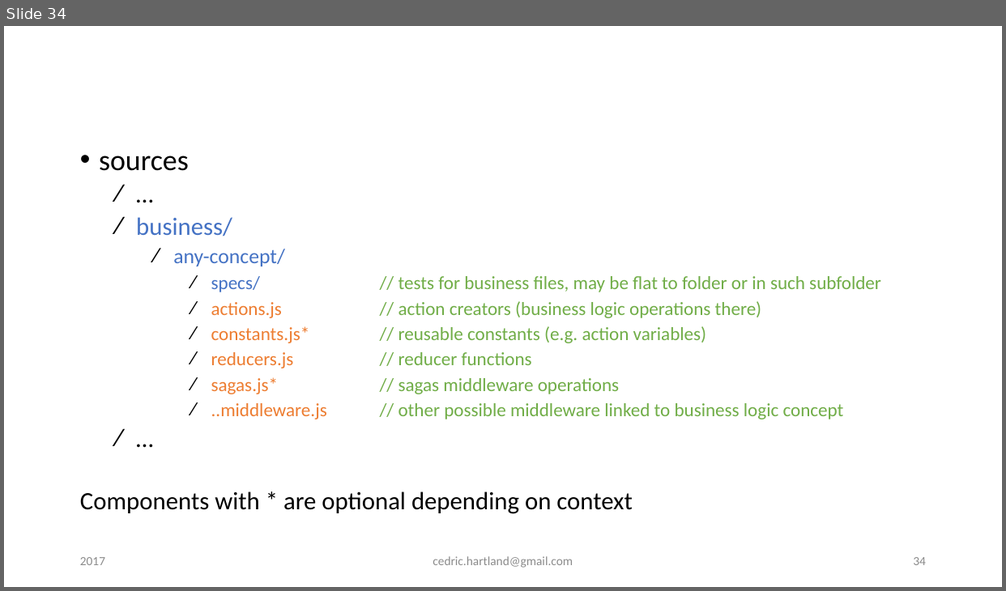
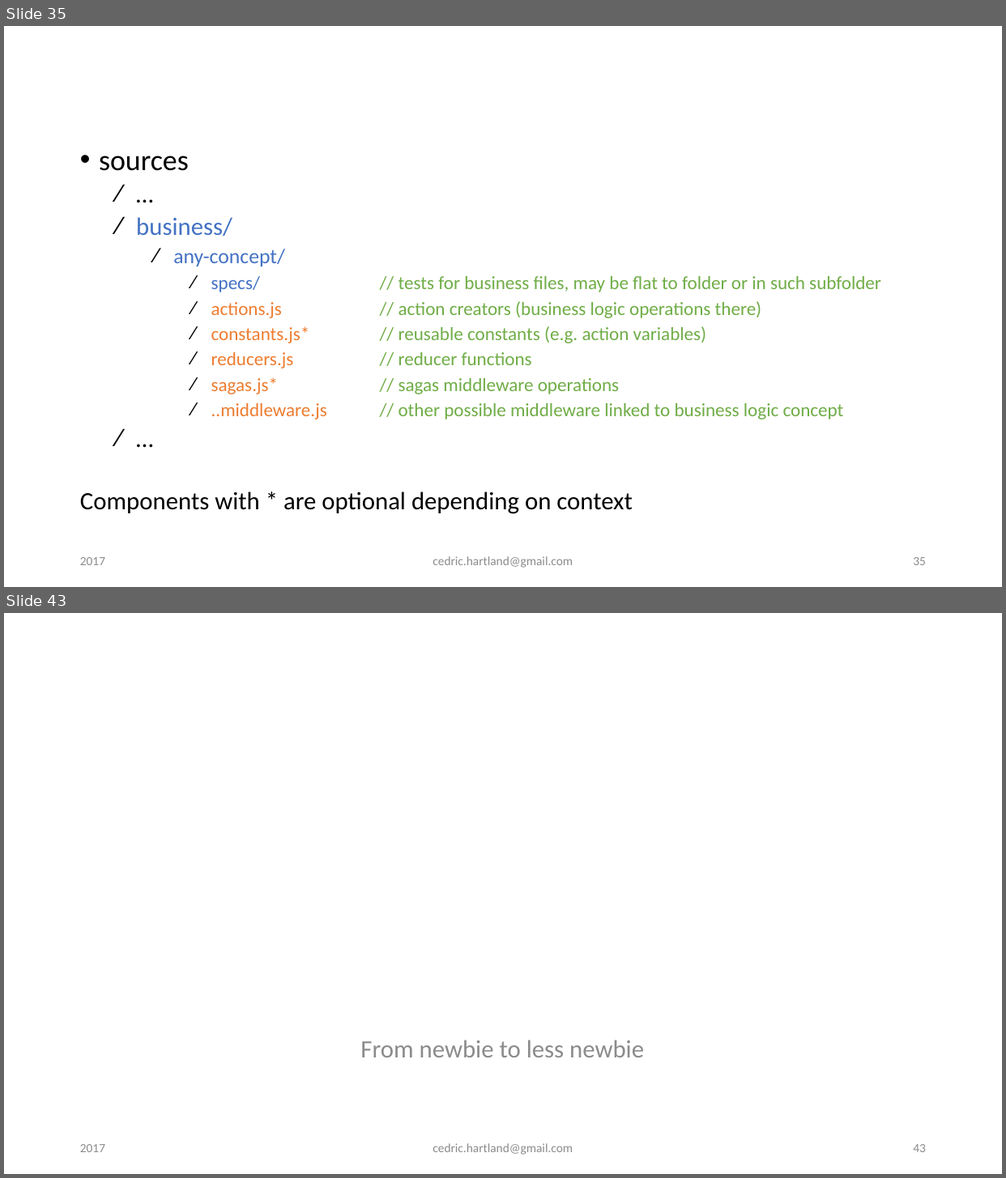
Before and after one commit to gigacool/react-redux-presentation, a slide deck: docs/React & Redux.pptx. Shown one above the other, each under a label of ours: slide 34 before the commit, slides 35 and 43 after it; the slides between them are not shown. The pictures are 1006x591 and 1006x1178 pixels, drawn with LibreOffice and Linux fonts; fonts in the diff are those of the drawing; background and template pictures are left out. Boxes give left, top, right and bottom in pixels: in the first picture for what was removed or moved away, otherwise in the second. Text is boxed around its words. In the diff, an @@ line names an element or a change of style, - is before the commit and + after.

```diff
--- a/docs/React & Redux.pptx
+++ b/docs/React & Redux.pptx
@@ slide 43 added at [4, 613, 1002, 1174], background #FFFFFF @@
@@ title added at [72, 753, 933, 986], 60 pt, text #FFFFFF @@
+Going further…
@@ text added at [360, 1040, 644, 1058], 24 pt, text #8C8C8C @@
+From newbie to less newbie
@@ text added at [80, 1144, 105, 1152], 12 pt, text #8C8C8C @@
+2017
@@ text added at [432, 1144, 573, 1155], 12 pt, text #8C8C8C @@
+cedric.hartland@gmail.com
@@ page number added at [913, 1144, 926, 1152], 12 pt, text #8C8C8C @@
+43
@@ what was slide 34 is now slide 35 @@
@@ page number at [913, 557, 926, 565]: text changed @@
-34
+35
```
Also in this commit, not shown: 6 slides changed, 11 other slides added, 5 other files.
